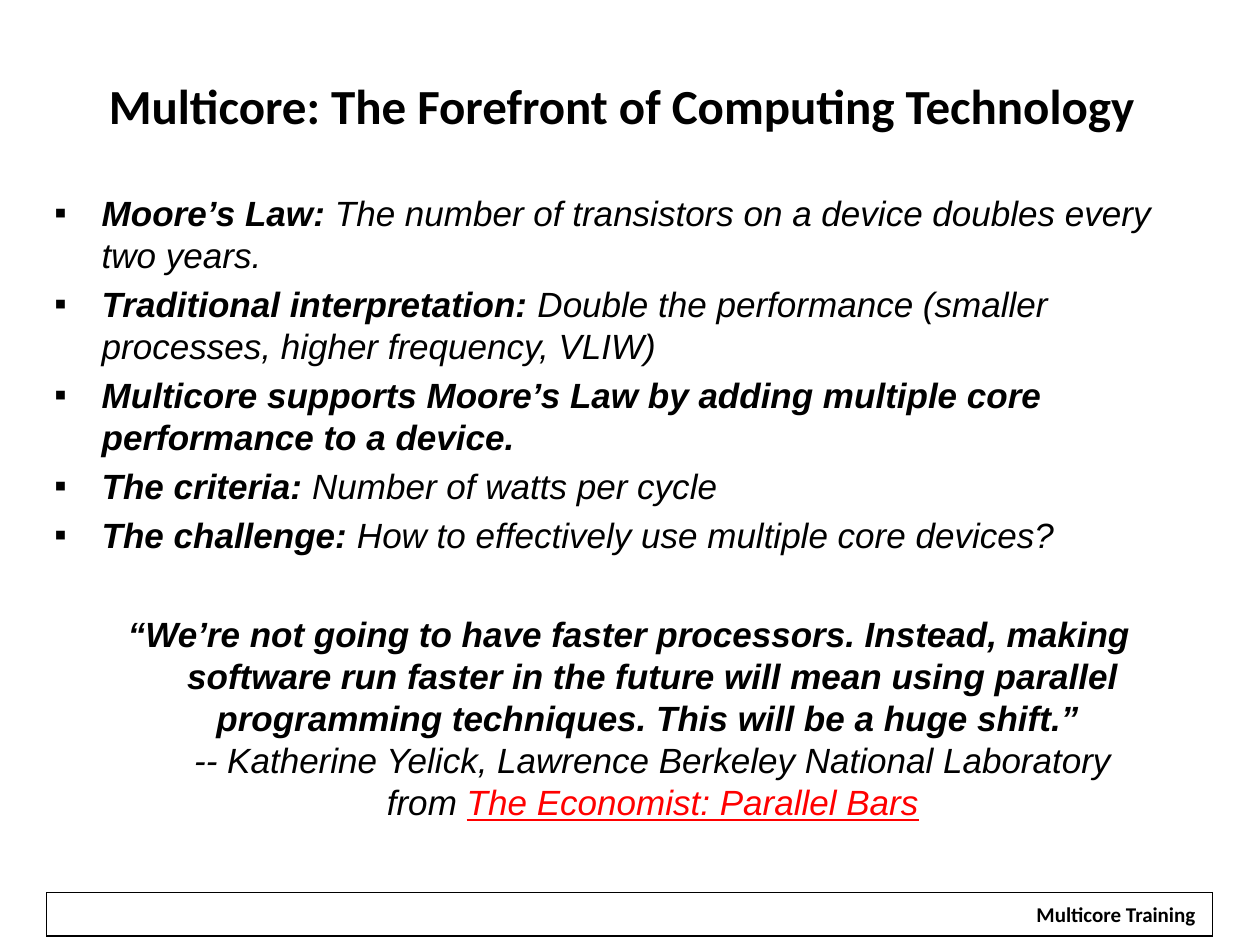
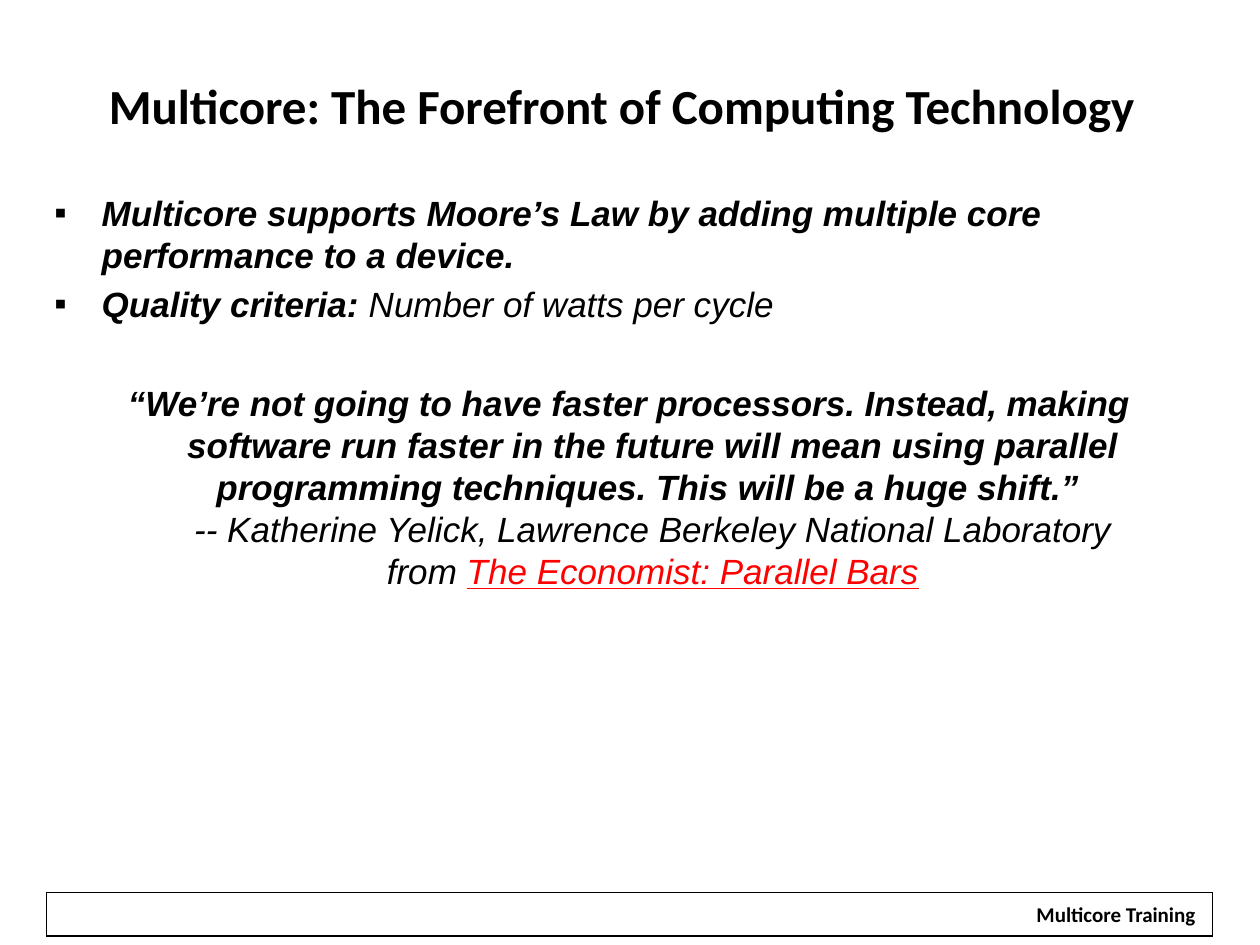
Before and after one commit to hari1989/keystone-workshop, a slide deck: slide 4 of slides/KeyStone Multicore Design.pptx. Drawn at 1260x945 pixels with LibreOffice and Linux fonts; fonts in the diff are those of the drawing; background and template pictures are left out. Boxes give left, top, right and bottom in pixels: in the first picture for what was removed or moved away, otherwise in the second. Text is boxed around its words. In the diff, an @@ line names an element or a change of style, - is before the commit and + after.

```diff
--- a/slides/KeyStone Multicore Design.pptx
+++ b/slides/KeyStone Multicore Design.pptx
@@ text at (102,200,1151,365): paragraphs removed @@
-▪ Moore’s Law: The number of transistors on a device doubles every two years.
-▪ Traditional interpretation: Double the performance (smaller processes, higher frequency, VLIW)
@@ text at (102,291,774,323): text changed @@
-▪ The criteria: Number of watts per cycle
-▪ The challenge: How to effectively use multiple core devices?
+▪ Quality criteria: Number of watts per cycle
```
Also in this commit, not shown: 14 other slides changed, 2 slides removed.
